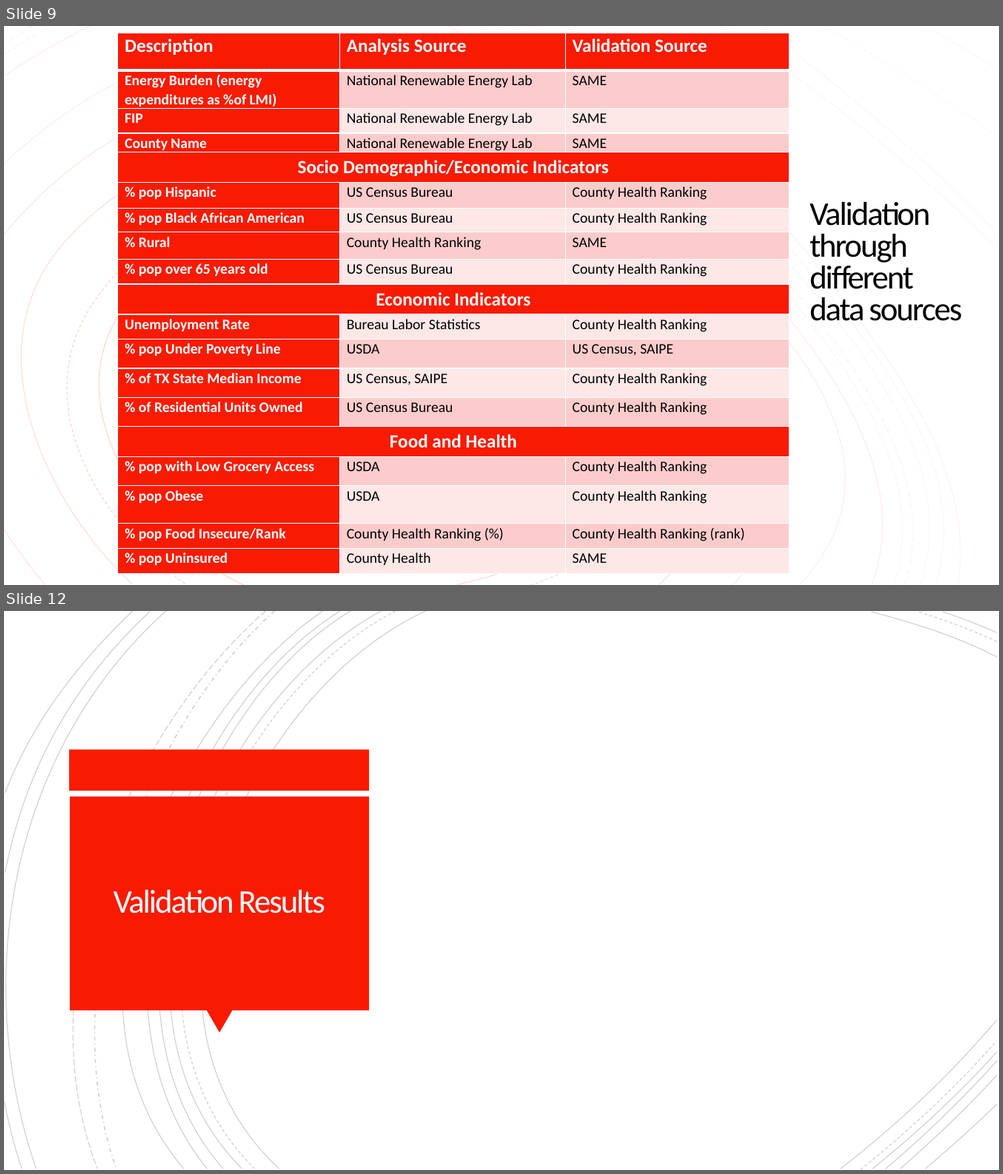
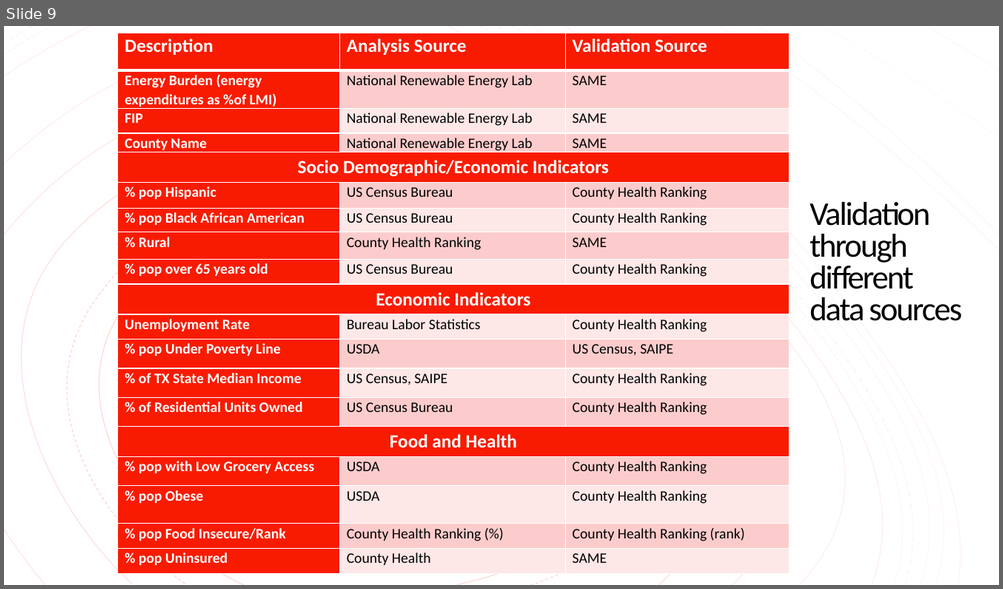
Before and after one commit to cnagbim/Data-Management-Final-Project-Agbim, a slide deck: writing_literature_present/final_presentation.pptx. Shown one above the other, each under a label of ours: slides 9 and 12 before the commit, slide 9 after it; the slides between them are not shown. The pictures are 1003x1174 and 1003x589 pixels, drawn with LibreOffice and Linux fonts; fonts in the diff are those of the drawing. Boxes give left, top, right and bottom in pixels: in the first picture for what was removed or moved away, otherwise in the second. Text is boxed around its words. In the diff, an @@ line names an element or a change of style, - is before the commit and + after.

```diff
--- a/writing_literature_present/final_presentation.pptx
+++ b/writing_literature_present/final_presentation.pptx
@@ slide 12 removed at bbox=[4, 611, 999, 1170], background #FFFFFF @@
@@ group removed at bbox=[4, 611, 997, 1170]: 21 freeform shapes @@
@@ rectangle removed at bbox=[70, 750, 370, 791] @@
@@ rectangle removed at bbox=[70, 797, 369, 1011] @@
@@ title removed at bbox=[114, 890, 325, 914] @@
-Validation Results
@@ triangle removed at bbox=[206, 1011, 233, 1034] @@
```
Also in this commit, not shown: 13 slides changed, 3 slides added, 2 other slides removed, 1 other file.
